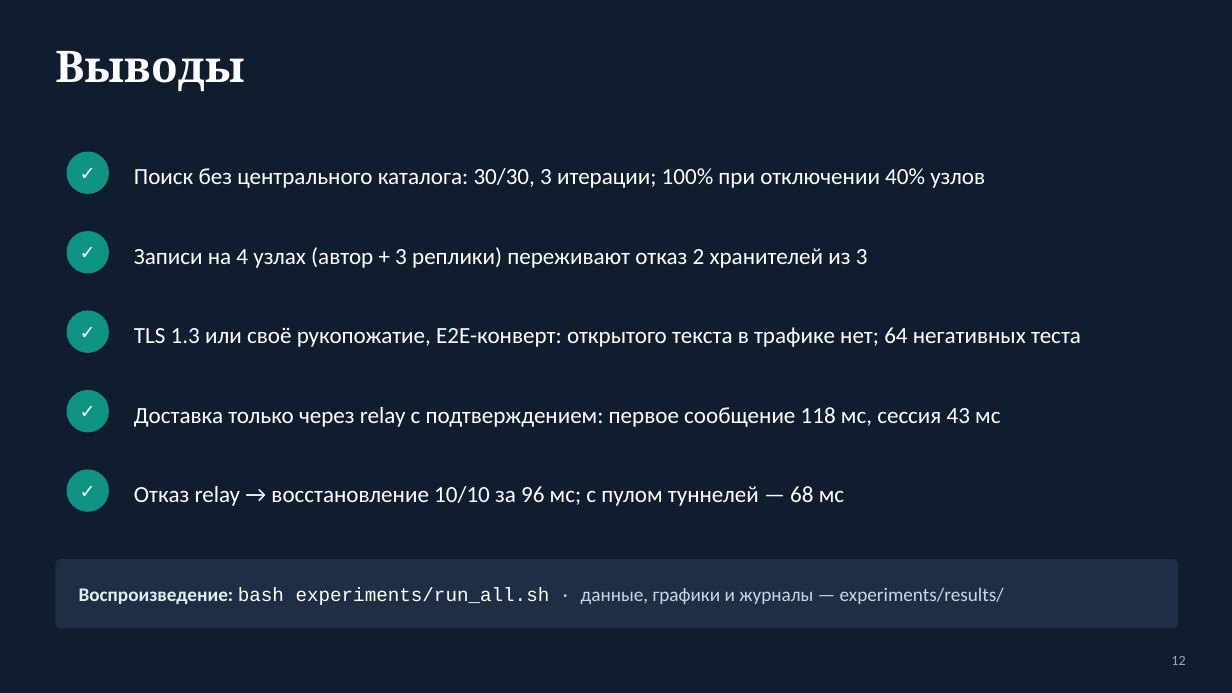
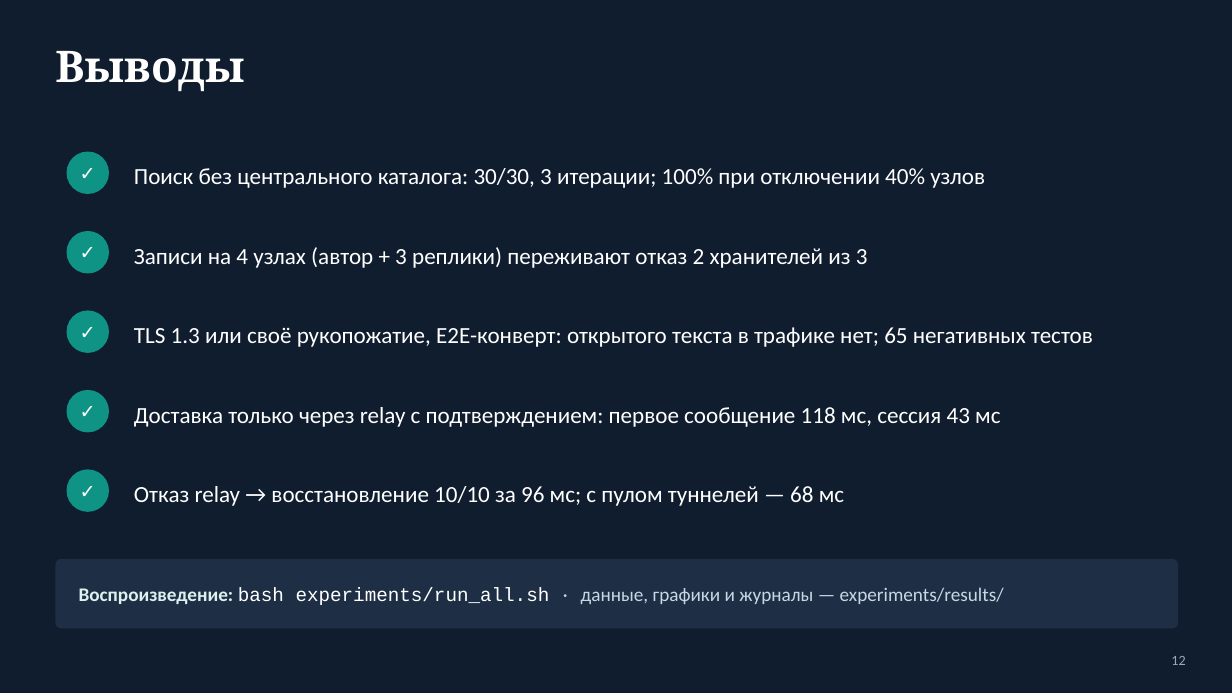
Before and after one commit to MordVamp/secure-p2p-overlay, a slide deck: slide 12 of docs/defense/Presentation.pptx. Drawn at 1232x693 pixels with LibreOffice and Linux fonts; fonts in the diff are those of the drawing. Boxes give left, top, right and bottom in pixels: in the first picture for what was removed or moved away, otherwise in the second. Text is boxed around its words. In the diff, an @@ line names an element or a change of style, - is before the commit and + after.

```diff
--- a/docs/defense/Presentation.pptx
+++ b/docs/defense/Presentation.pptx
@@ text at (134,327,1093,347): text changed @@
-TLS 1.3 или своё рукопожатие, E2E-конверт: открытого текста в трафике нет; 64 негативных теста
+TLS 1.3 или своё рукопожатие, E2E-конверт: открытого текста в трафике нет; 65 негативных тестов
```
Also in this commit, not shown: 53 other files.
